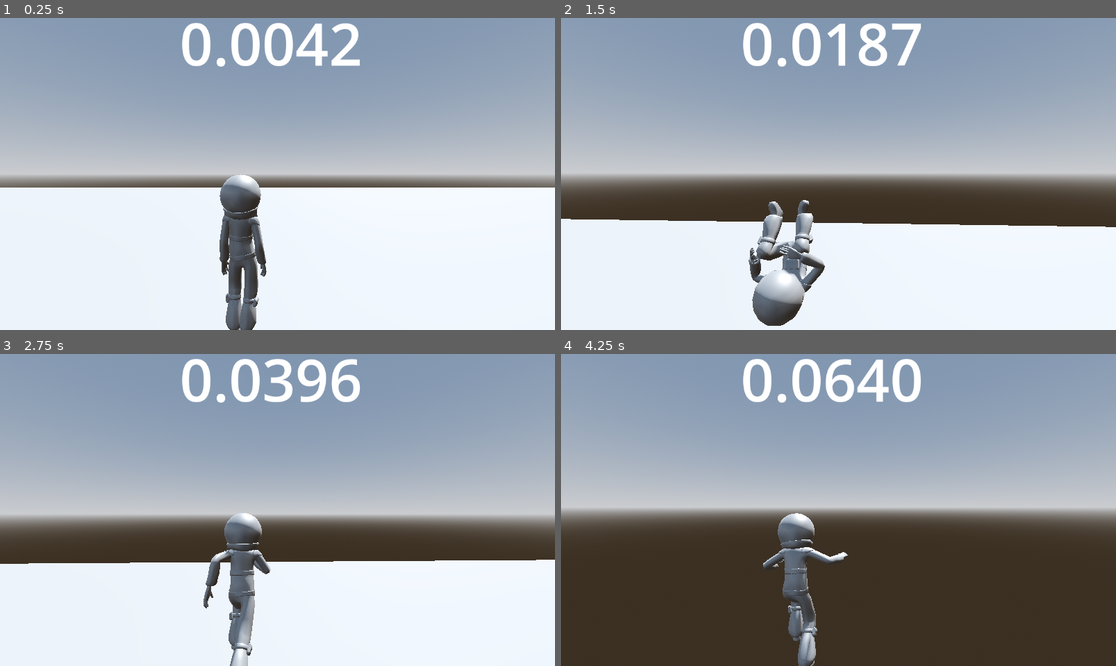
Above: before the commit, frames 1-4 (two rows, left to right).
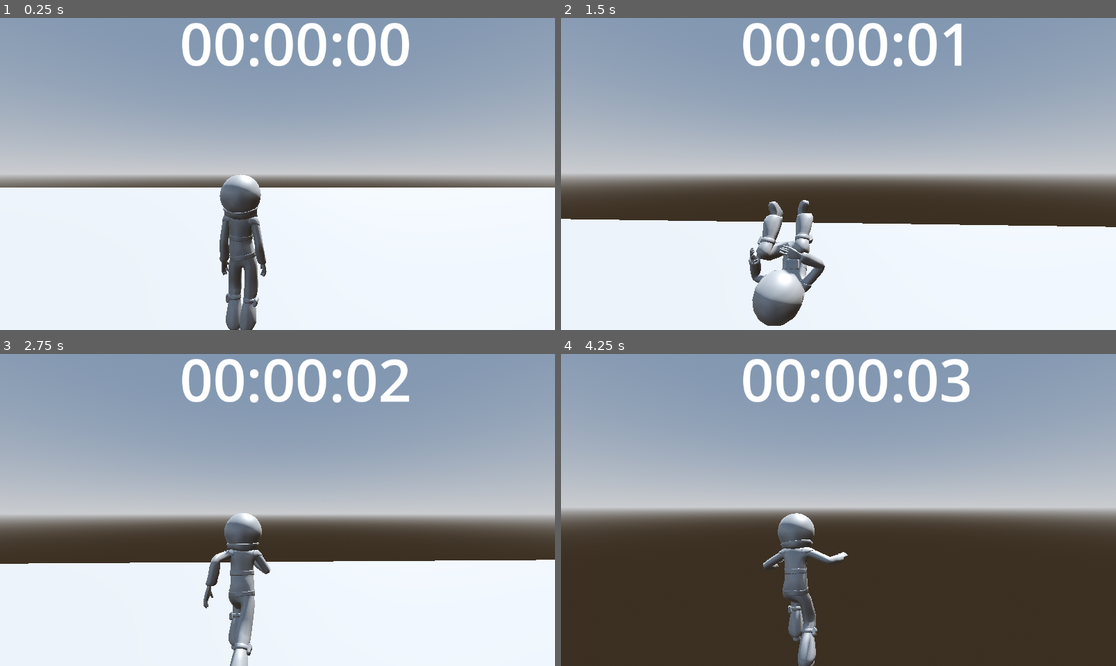
Above: after the commit, the same moments.

Repository: lostlp09/Onlyspace
Game: Godot game, scene res://only_space.tscn
Same seed, same stepped clock (60 frames per second), same inputs: the game is played once before the commit and once after it.
Inputs (mouse positions are in pixels of both pictures, inside the frame that each line leads up to):
- Up to frame 1 (0.25 s): no input
- Up to frame 2 (1.5 s): tap Enter at 0.5 s; move the mouse to (866, 174) at 0.52 s; hold R (slow) 0.53-1.28 s; hold W (forward) from 0.53 s (still down); tap Space (jump) at 0.77 s; move the mouse to (810, 174) at 1.27 s; tap Shift (sprint) at 1.35 s
- Up to frame 3 (2.75 s): keep holding W (forward); tap Space (jump) at 1.52 s; move the mouse to (288, 503) at 2.02 s; tap Alt at 2.1 s
- Up to frame 4 (4.25 s): keep holding W (forward); move the mouse to (832, 516) at 2.77 s; tap R (slow) at 2.85 s; tap Space (jump) at 3.02, 3.77 s; move the mouse to (877, 513) at 3.52 s; hold Shift (sprint) from 3.53 s (still down)

The runs differ from the first frame. In frame 1, 1.9% of the frame differs, in the area x 38-74%, y 1-16%; in frame 2, 2.0%; in frame 3, 2.0%; in frame 4, 2.2%.

Commit message:
added Timer
I realized that i couldnt do an timer ,because i watched some guids how to make a timer with 00:00:00.After i wrote the code i actually learned new things like the operator % and more.Now the new timer is done

Diff:
--- a/onlyspace/timer.gd
+++ b/onlyspace/timer.gd
@@ -8,6 +8,11 @@
 
 # Called every frame. 'delta' is the elapsed time since the previous frame.
 func _process(delta: float) -> void:
+
 	time += delta
-	round(time)
-	self.text = "%0.4f" % (time / 60.0)
+	var timeasint = int(time)
+	var oldtest = self.text
+	var seconds = timeasint % 60
+	var min = (timeasint/60) % 60
+	var hour =(timeasint/3600)
+	self.text = "%02d:%02d:%02d" % [hour, min, seconds]
